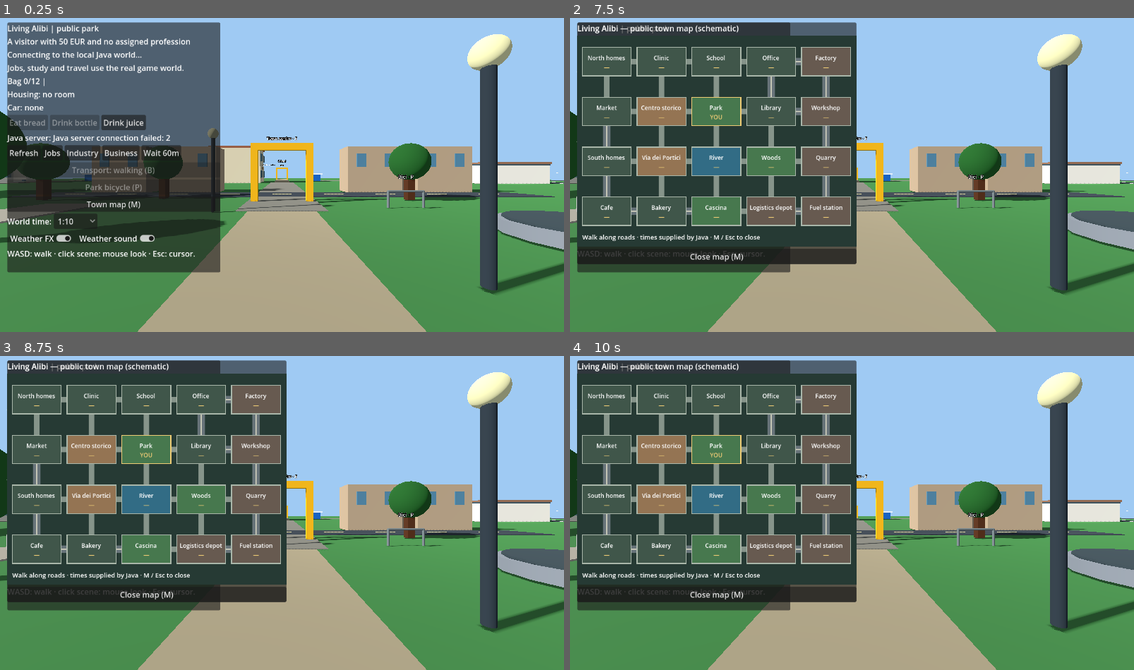
Above: before the commit, frames 1-4 (two rows, left to right).
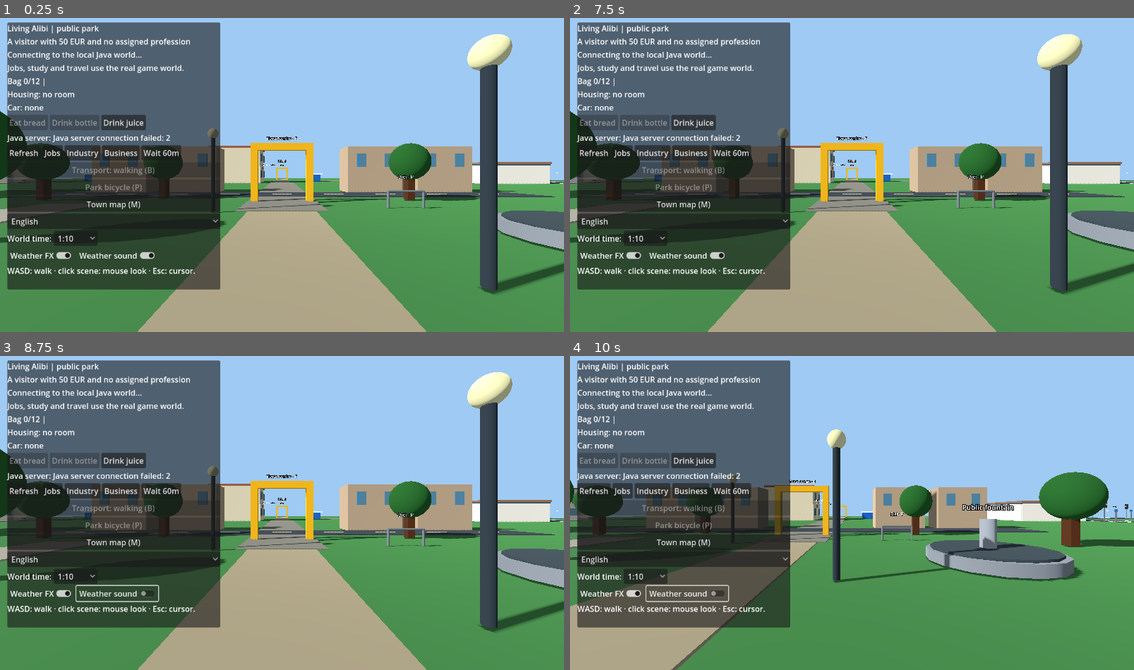
Above: after the commit, the same moments.

Repository: holovin777/living-alibi
Game: Godot game, scene res://scenes/park.tscn
Two runs of this game, one before a commit and one after it. Both use one fixed random seed, a clock stepped at 60 frames per second and the inputs below.
Inputs (mouse positions are in pixels of both pictures, inside the frame that each line leads up to):
- Up to frame 1 (0.25 s): no input
- Up to frame 2 (7.5 s): click (682, 222) at 0.5 s, where only the run after the commit has a clickable "English"; click "Drink juice" at 1.25 s; click "Refresh" at 2 s; click "Jobs" at 2.75 s; click "Industry" at 3.5 s; click "Business" at 4.25 s; click "Wait 60m" at 5 s; click "Town map (M)" at 5.75 s; click "1:10" at 6.5 s; click "Weather FX" at 7.25 s
- Up to frame 3 (8.75 s): click "Weather sound" at 8 s
- Up to frame 4 (10 s): move the mouse to (976, 497) at 8.77 s; hold D 8.78-9.53 s; tap E at 8.85 s; click (976, 497) at 8.92 s; move the mouse to (739, 528) at 9.52 s; hold S from 9.53 s (still down); tap F at 9.6 s

The runs differ from the first frame. In frame 1, 4.1% of the frame differs, in the area x 1-40%, y 62-87%; in frame 2, 37%; in frame 3, 37%; in frame 4, 65%, in the area x 0-100%, y 1-100%.

Commit message:
Wire live language selector, localized HUD and NPC personality greetings

Diff:
--- a/godot/scripts/ParkDemo.gd
+++ b/godot/scripts/ParkDemo.gd
@@ -40,6 +40,8 @@
 const DRIVER_EYE := Vector3(-0.33,1.24,0.08)
 const WeatherEffects = preload("res://scripts/WeatherEffects.gd")
 const FamilyApartment = preload("res://scripts/FamilyApartment.gd")
+const GameLanguage = preload("res://scripts/GameLanguage.gd")
+const ResidentPersonality = preload("res://scripts/ResidentPersonality.gd")
 var _apartment: Node3D
 var _apartment_active := false
 var _home_entrance: Node3D
@@ -149,6 +151,8 @@
 var _dialog_title: Label
 var _dialog_reply: Label
 var _dialog_attitude: Label
+var _dialog_style: Label
+var _language_selector: OptionButton
 var _dialog_input: LineEdit
 var _dialog_target := ""
 var _dialog_pending := false
@@ -156,6 +160,8 @@
 var _action_choices: VBoxContainer
 
 func _ready() -> void:
+    GameLanguage.install()
+    GameLanguage.select_locale(GameLanguage.saved_locale(),false)
     _build_world()
     _create_interface()
     _api = preload("res://examples/WorldApi.gd").new()
@@ -2601,6 +2607,7 @@
     var joker := _residents_root.get_node_or_null("Resident_"+_office_joker_id) as Node3D
     if joker==null:return
     if str(joker.get_meta("activity",""))!="WORKING":return
+    joker.set_meta("personality","joker")
     if not Rect2(-15,2,11,12).has_point(Vector2(joker.position.x,joker.position.z)):
         var anchor := Vector3(-10.8,0,3.15)
         if _can_stand(anchor,WALKER_RADIUS):
@@ -2665,6 +2672,7 @@
     var person := Node3D.new()
     person.name = "Resident_" + id
     person.set_meta("resident_id", id)
+    person.set_meta("personality",ResidentPersonality.style(id))
     var anchor := Vector3((float(index % 8)-3.5)*3.0, 0, -4.0-float(index / 8)*2.5)
     if _apartment_active:
         anchor = FamilyApartment.ANCHORS[index % FamilyApartment.ANCHORS.size()]
@@ -2722,6 +2730,12 @@
         for limb in ["LegLeft","ArmRight","LegRight","ArmLeft"]:
             var part := person.get_node(limb) as Node3D
             var angle := swing if limb in ["LegLeft","ArmRight"] else -swing
+            if not walking and activity!="SLEEPING" and limb=="ArmRight":
+                var style := str(person.get_meta("personality","quiet"))
+                if style in ["talkative","joker"]:
+                    angle=sin(float(Time.get_ticks_msec())*0.003+phase)*0.16
+                elif style=="relaxed":
+                    angle=-0.10
             part.rotation.x = lerpf(part.rotation.x,angle,minf(delta*10.0,1.0))
 
 func _building(_title: String, wall_color: Color) -> void:
@@ -2857,6 +2871,12 @@
     map_button.text = "Town map (M)"
     map_button.pressed.connect(_toggle_map)
     column.add_child(map_button)
+    _language_selector = OptionButton.new()
+    _language_selector.add_item("English",0)
+    _language_selector.add_item("Italiano",1)
+    _language_selector.select(1 if TranslationServer.get_locale()=="it" else 0)
+    _language_selector.item_selected.connect(_on_language_selected)
+    column.add_child(_language_selector)
     var clock_row := HBoxContainer.new()
     column.add_child(clock_row)
     var clock_label := Label.new()
@@ -2930,6 +2950,9 @@
     dialog_col.add_child(_dialog_title)
     _dialog_attitude = Label.new()
     dialog_col.add_child(_dialog_attitude)
+    _dialog_style = Label.new()
+    _dialog_style.autowrap_mode=TextServer.AUTOWRAP_WORD_SMART
+    dialog_col.add_child(_dialog_style)
     _dialog_reply = Label.new()
     _dialog_reply.custom_minimum_size = Vector2(400,0)
     _dialog_reply.autowrap_mode = TextServer.AUTOWRAP_WORD_SMART
@@ -2967,6 +2990,14 @@
     _action_title = Label.new()
     _action_choices.add_child(_action_title)
 
+func _on_language_selected(index: int) -> void:
+    GameLanguage.select_locale("it" if index==1 else "en")
+    _refresh_localized_hud()
+
+func _refresh_localized_hud() -> void:
+    if _last_snapshot.is_empty():return
+    _render_hud_summary(_last_snapshot)
+
 func _button(caption: String, callback: Callable) -> Button:
     var button := Button.new()
     button.text = caption
@@ -3010,9 +3041,10 @@
     _action_panel.visible = false
     _map_panel.visible = false
     _dialog_title.text = str(person.get_meta("display_name","Resident"))
-    _dialog_attitude.text = "Attitude: "+str(person.get_meta("relationship","STRANGER")).capitalize()
+    _dialog_attitude.text = tr("Attitude: %s") % tr(str(person.get_meta("relationship","STRANGER")).capitalize())
+    _dialog_style.text = ResidentPersonality.greeting(str(person.get_meta("personality","quiet")))
     var known := str(person.get_meta("known_name",""))
-    _dialog_reply.text = "They know you as "+known if not known.is_empty() else (
+    _dialog_reply.text = tr("They know you as %s") % known if not known.is_empty() else (
             "You have spoken before." if int(person.get_meta("conversations",0)) > 0 else "You have not met.")
     _dialog_input.clear()
     _dialog_panel.visible = true
@@ -4510,6 +4542,39 @@
         _avatar.position=Vector3.ZERO
     _follow_player()
 
+func _render_hud_summary(snapshot: Dictionary) -> void:
+    var player: Dictionary = snapshot.get("player", {})
+    var job = player.get("jobId")
+    var profession := tr("unemployed") if job == null else str(job)
+    _heading.text = "Living Alibi | " + str(player.get("place", "Park"))
+    _status.text = tr("Visitor #%s | %s EUR | %s") % [
+        str(player.get("incarnation", 1)), str(player.get("money", 50)), profession
+    ]
+    if _rebirth_active():
+        var child: Dictionary = snapshot.get("rebirth",{})
+        _status.text = "Choose a new family" if str(child.get("phase","")) == "CHOICE" else "%s | Age %s | %s" % [child.get("childName",""),child.get("age",0),"Adult" if str(child.get("phase","")) == "LINKED_ADULT" else "Childhood"]
+    var climate: Dictionary = snapshot.get("weather", {})
+    _weather.text = tr("Day %s  %s:%02d | %s | %s  %s °C") % [
+        str(snapshot.get("day", 1)), int(snapshot.get("minute", 450))/60,
+        int(snapshot.get("minute", 450))%60, tr(str(snapshot.get("season", "SPRING"))),
+        tr(str(climate.get("sky", "CLEAR"))), str(climate.get("temperatureC", 0))
+    ]
+    _needs.text = tr("Hunger %s  Thirst %s  Fatigue %s  Health %s  Eng %s  Inv %s") % [
+        str(player.get("hunger", 0)), str(player.get("thirst", 0)),
+        str(player.get("fatigue", 0)), str(player.get("health", 100)),
+        str(player.get("engineeringSkill", 0)), str(player.get("investigationSkill", 0))
+    ]
+    _needs.text += tr(" | Hygiene %s") % str(player.get("hygiene",100))
+    var utilities: Dictionary = snapshot.get("services", {})
+    var fountain := "working" if utilities.get("fountainWorking", false) else "closed"
+    var lighting := "lit" if utilities.get("lightsWorking", false) else "dark"
+    _needs.text += "\nPark fountain: %s (%s clean units) | Street lights: %s" % [
+        fountain, str(utilities.get("cleanWater", 0)), lighting
+    ]
+    _needs.text += tr("\nResidents present in this district: %s") % [
+        str(snapshot.get("residents", []).size())
+    ]
+
 func _on_world_updated(snapshot: Dictionary) -> void:
     var clock_update := _clock_pending
     var walking_transition := _home_transition or not _road_pending.is_empty()
@@ -4555,36 +4620,7 @@
     if continue_in_cabin:
         _park_in_cabin()
 
-    var job = player.get("jobId")
-    var profession := "unemployed" if job == null else str(job)
-    _heading.text = "Living Alibi | " + str(player.get("place", "Park"))
-    _status.text = "Visitor #%s | %s EUR | %s" % [
-        str(player.get("incarnation", 1)), str(player.get("money", 50)), profession
-    ]
-    if _rebirth_active():
-        var child: Dictionary = snapshot.get("rebirth",{})
-        _status.text = "Choose a new family" if str(child.get("phase","")) == "CHOICE" else "%s | Age %s | %s" % [child.get("childName",""),child.get("age",0),"Adult" if str(child.get("phase","")) == "LINKED_ADULT" else "Childhood"]
-    var climate: Dictionary = snapshot.get("weather", {})
-    _weather.text = "Day %s  %s:%02d | %s | %s  %s °C" % [
-        str(snapshot.get("day", 1)), int(snapshot.get("minute", 450))/60,
-        int(snapshot.get("minute", 450))%60, str(snapshot.get("season", "SPRING")),
-        str(climate.get("sky", "CLEAR")), str(climate.get("temperatureC", 0))
-    ]
-    _needs.text = "Hunger %s  Thirst %s  Fatigue %s  Health %s  Eng %s  Inv %s" % [
-        str(player.get("hunger", 0)), str(player.get("thirst", 0)),
-        str(player.get("fatigue", 0)), str(player.get("health", 100)),
-        str(player.get("engineeringSkill", 0)), str(player.get("investigationSkill", 0))
-    ]
-    _needs.text += " | Hygiene %s" % str(player.get("hygiene",100))
-    var utilities: Dictionary = snapshot.get("services", {})
-    var fountain := "working" if utilities.get("fountainWorking", false) else "closed"
-    var lighting := "lit" if utilities.get("lightsWorking", false) else "dark"
-    _needs.text += "\nPark fountain: %s (%s clean units) | Street lights: %s" % [
-        fountain, str(utilities.get("cleanWater", 0)), lighting
-    ]
-    _needs.text += "\nResidents present in this district: %s" % [
-        str(snapshot.get("residents", []).size())
-    ]
+    _render_hud_summary(snapshot)
     var home = snapshot.get("rebirth",{}).get("homeOptions")
     _set_apartment(home is Dictionary and bool(home.get("atHome",false)))
     if _apartment_active:
@@ -4612,7 +4648,7 @@
         if person == null:
             _close_dialog()
         else:
-            _dialog_attitude.text = "Attitude: "+str(person.get_meta("relationship","STRANGER")).capitalize()
+            _dialog_attitude.text = tr("Attitude: %s") % tr(str(person.get_meta("relationship","STRANGER")).capitalize())
     _apply_weather()
     _render_actions()
     if _rebirth_active():
